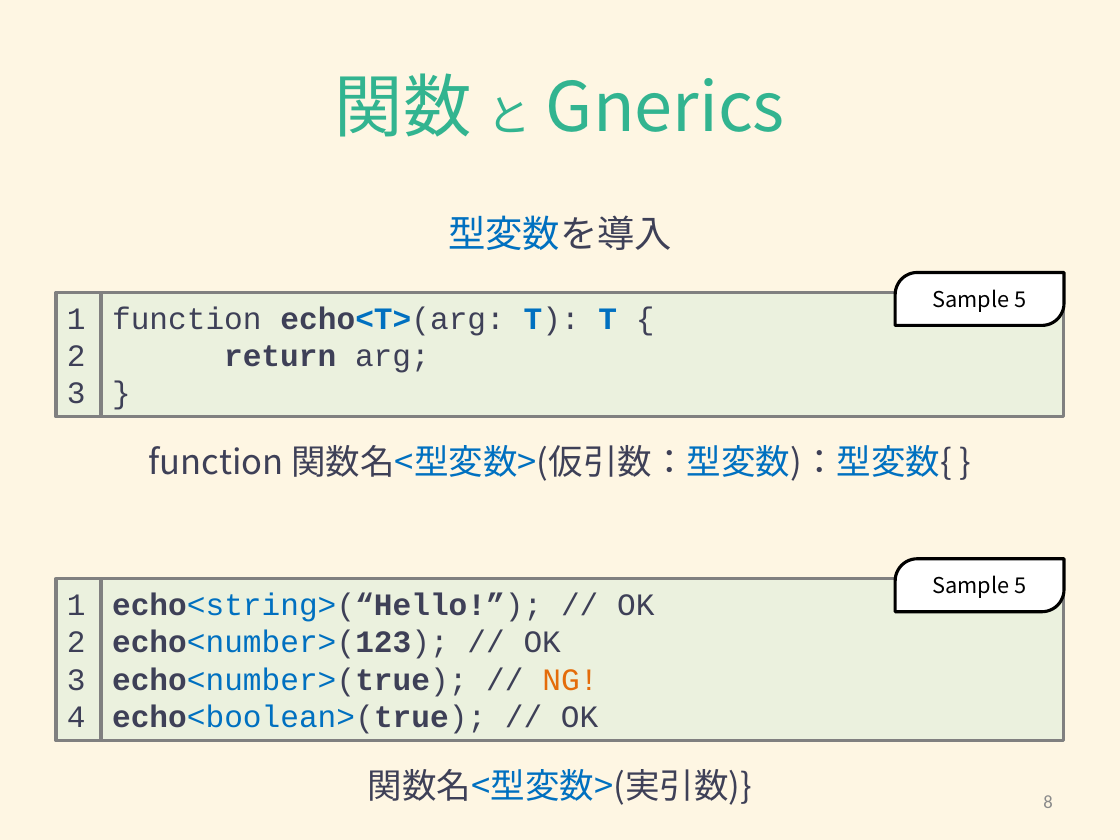
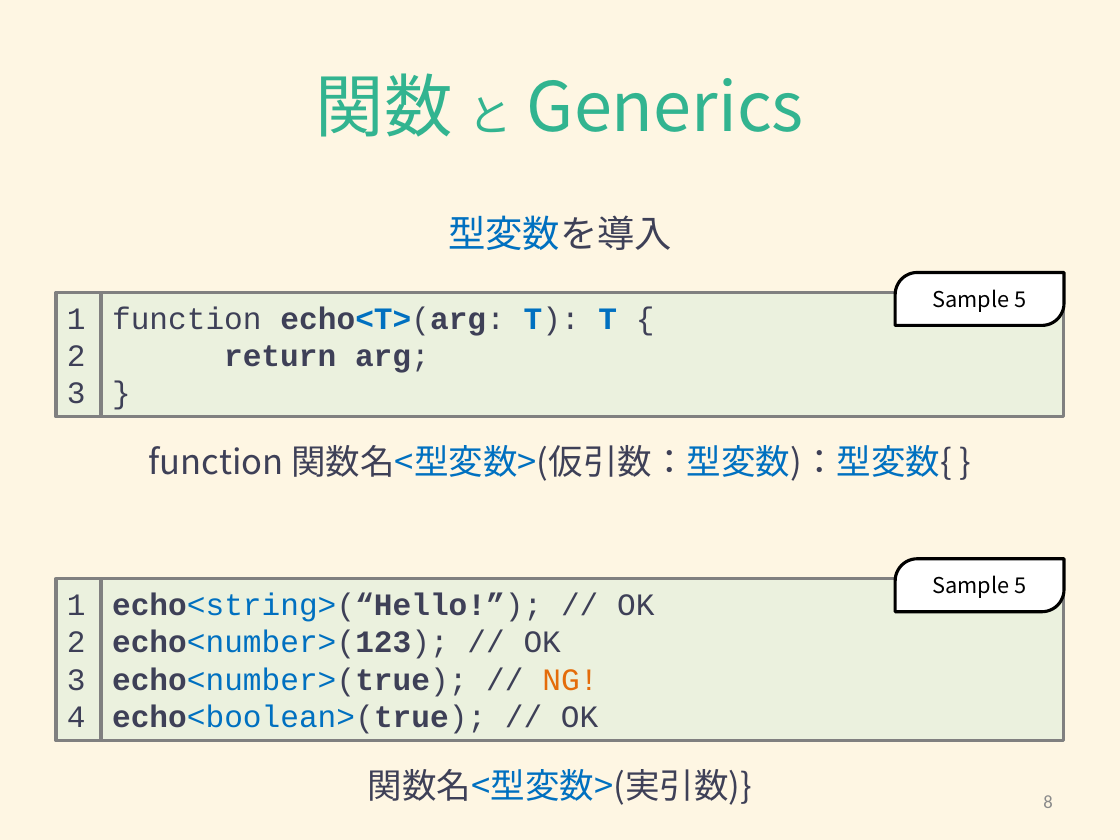
Before and after one commit to Hikari-Kubota/sandbox-todo-ts-angular, a slide deck: slide 8 of typescript/typescript_generics.pptx. Drawn at 1120x840 pixels with LibreOffice and Linux fonts; fonts in the diff are those of the drawing. Boxes give left, top, right and bottom in pixels: in the first picture for what was removed or moved away, otherwise in the second. Text is boxed around its words. In the diff, an @@ line names an element or a change of style, - is before the commit and + after.

```diff
--- a/typescript/typescript_generics.pptx
+++ b/typescript/typescript_generics.pptx
@@ title at (316, 73, 804, 137): text changed @@
-関数 と Gnerics
+関数 と Generics
@@ text in rectangle at (112, 306, 617, 373): bold on in "echo<T>(arg:", "arg;" @@
```
Also in this commit, not shown: 7 other slides changed, 3 other files.
